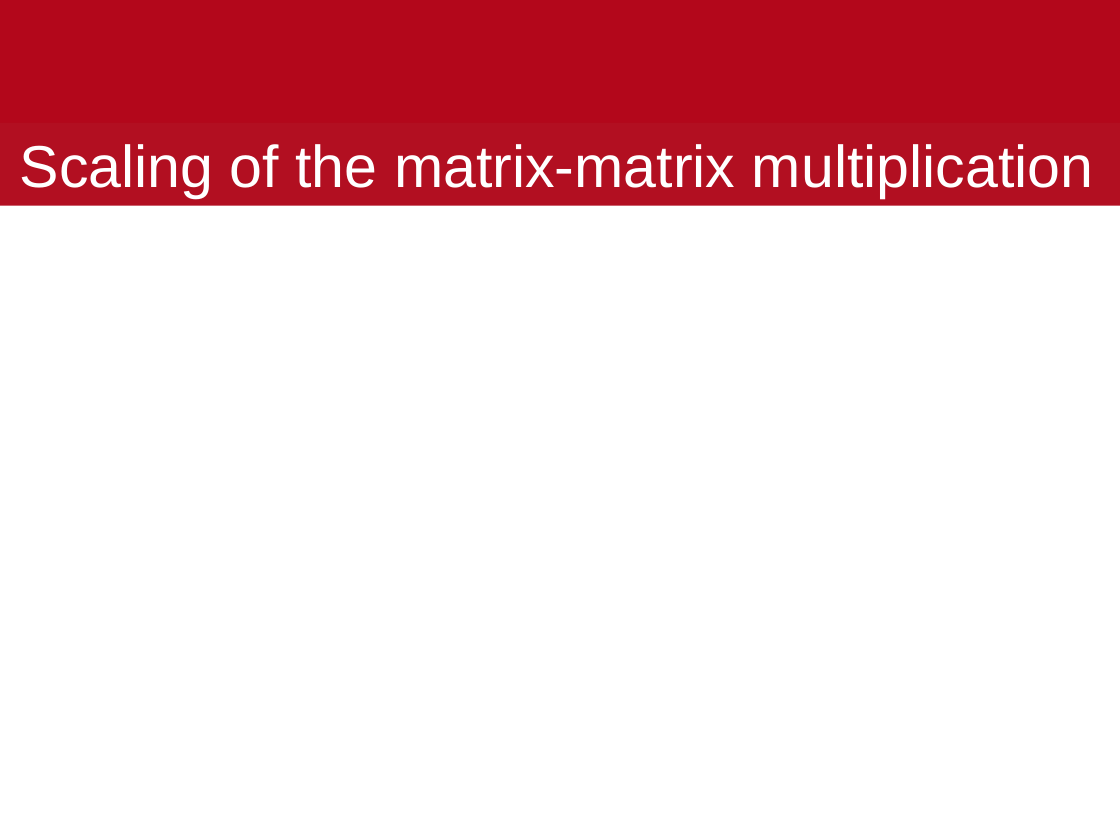
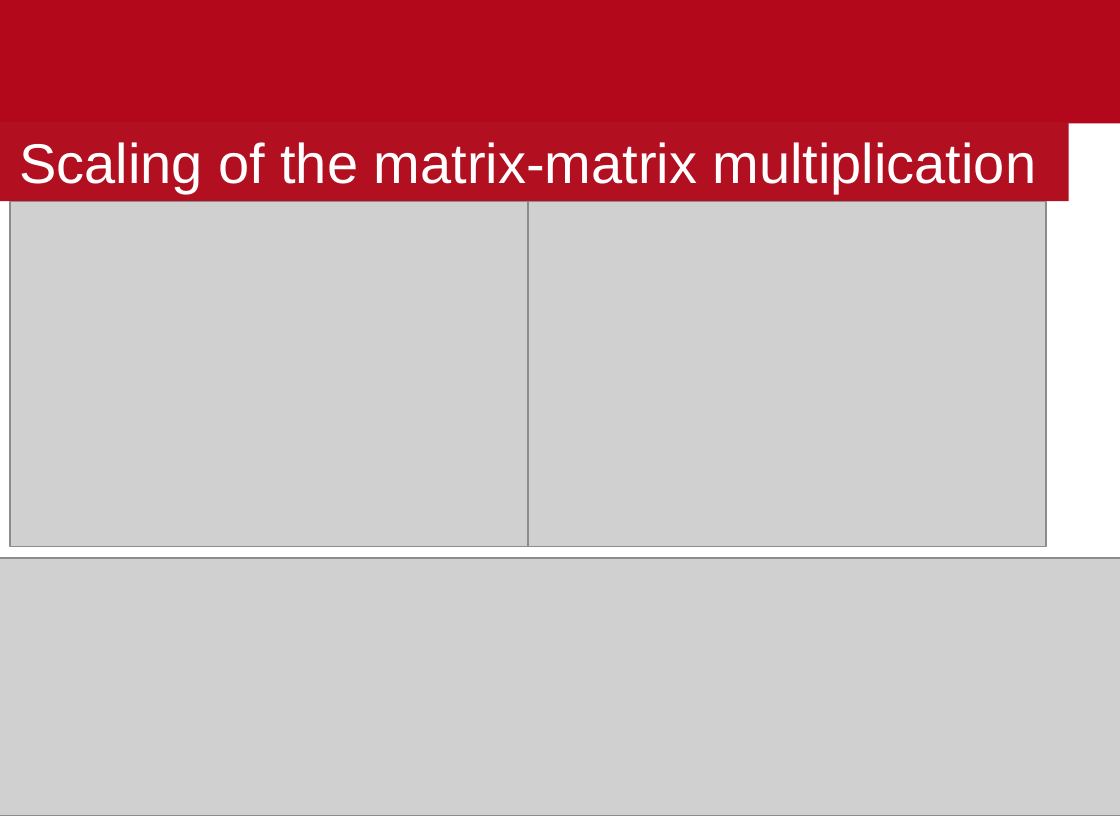
Before and after one commit to SaverioMonaco/QuantumComputingUniPD, a slide deck: slide 3 of 3/Ex3-Monaco-SLIDES.pptx (slide 2 before the commit). Drawn at 1120x840 pixels with LibreOffice and Linux fonts; fonts in the diff are those of the drawing; grey boxes stand for pictures; background and template pictures are left out. Boxes give left, top, right and bottom in pixels: in the first picture for what was removed or moved away, otherwise in the second. Text is boxed around its words. In the diff, an @@ line names an element or a change of style, - is before the commit and + after.

Commit message:
ppt3 updated

```diff
--- a/3/Ex3-Monaco-SLIDES.pptx
+++ b/3/Ex3-Monaco-SLIDES.pptx
@@ rectangle "Scaling of the matrix-matrix multiplication" resized from (x1=0, y1=123, x2=1120, y2=206) to (x1=0, y1=122, x2=1068, y2=202) @@
@@ rectangle "Scaling of the matrix-matrix multiplication" at (x1=0, y1=122, x2=1068, y2=202): size 38 to 36 pt @@
@@ picture added at (x1=10, y1=202, x2=529, y2=547) @@
@@ picture added at (x1=528, y1=202, x2=1046, y2=547) @@
@@ picture added at (x1=0, y1=558, x2=1120, y2=815) @@
```
Also in this commit, not shown: 2 other slides changed, 2 slides added, 1 other file.
